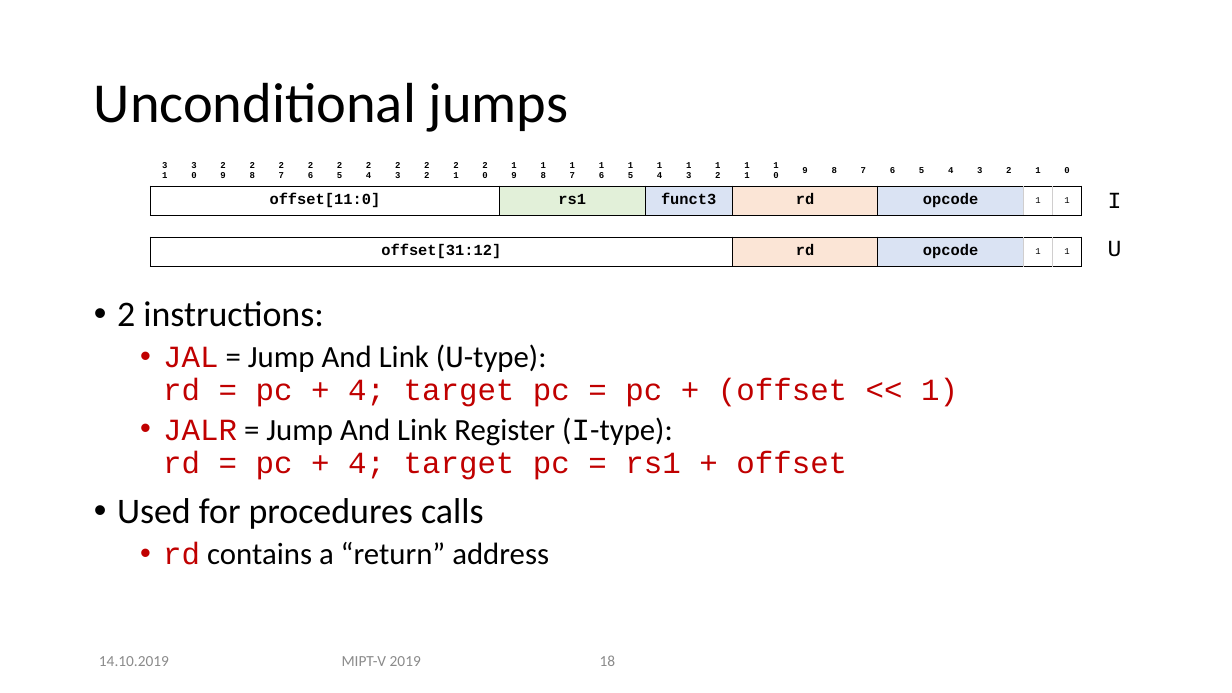
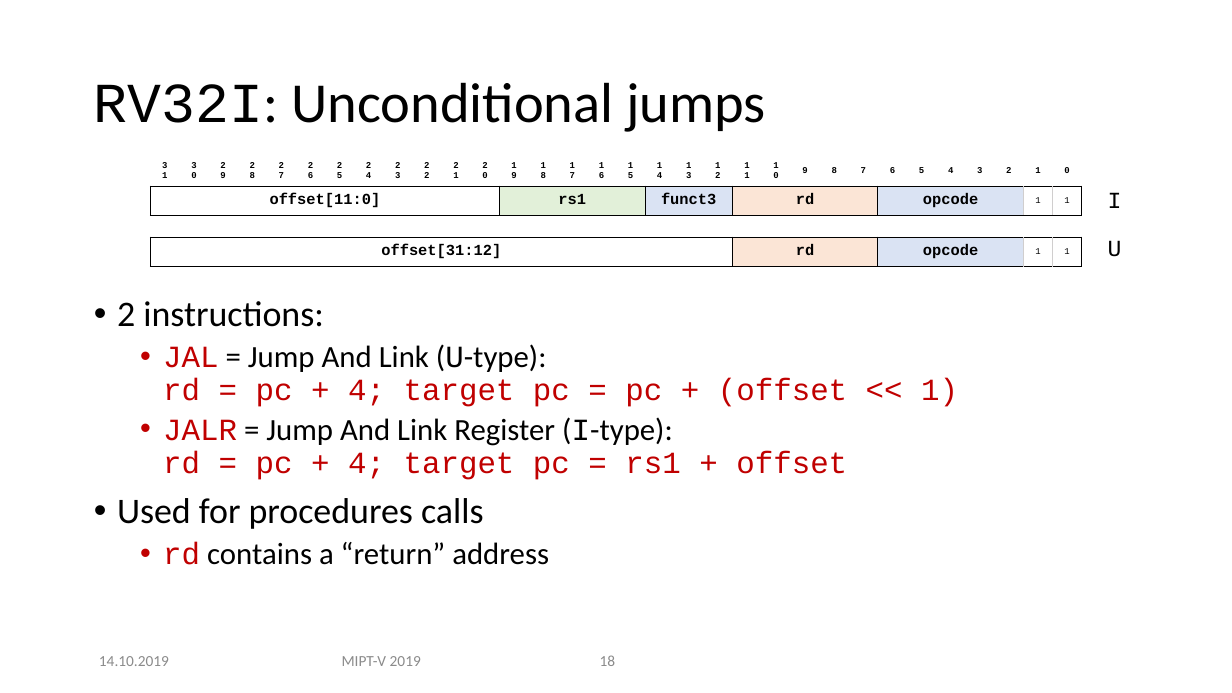
Before and after one commit to MIPT-ILab/ca-lectures, a slide deck: slide 18 of mipt-mips/2019/L4/Lecture 4 - RISC-V ISA NO AUDIO.pptx. Drawn at 1232x693 pixels with LibreOffice and Linux fonts; fonts in the diff are those of the drawing; background and template pictures are left out. Boxes give left, top, right and bottom in pixels: in the first picture for what was removed or moved away, otherwise in the second. Text is boxed around its words. In the diff, an @@ line names an element or a change of style, - is before the commit and + after.

```diff
--- a/mipt-mips/2019/L4/Lecture 4 - RISC-V ISA NO AUDIO.pptx
+++ b/mipt-mips/2019/L4/Lecture 4 - RISC-V ISA NO AUDIO.pptx
@@ title at bbox=[94, 82, 766, 132]: text changed @@
-Unconditional jumps
+RV32I: Unconditional jumps
```
Also in this commit, not shown: 7 other slides changed.
